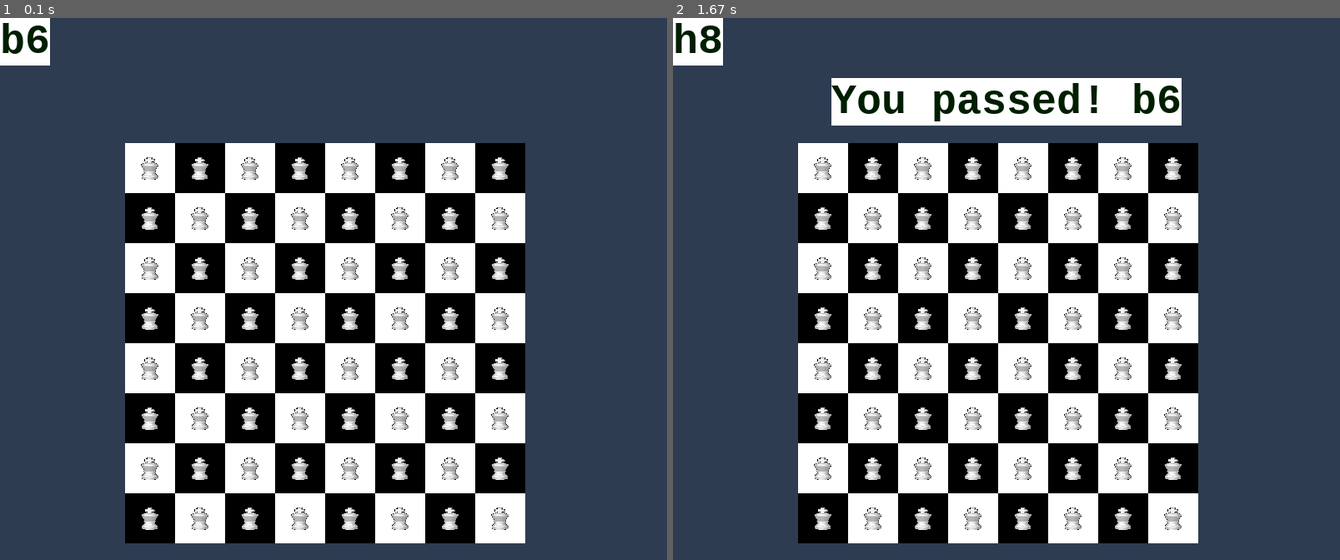
Above: before the commit, frames 1-2 (left to right).
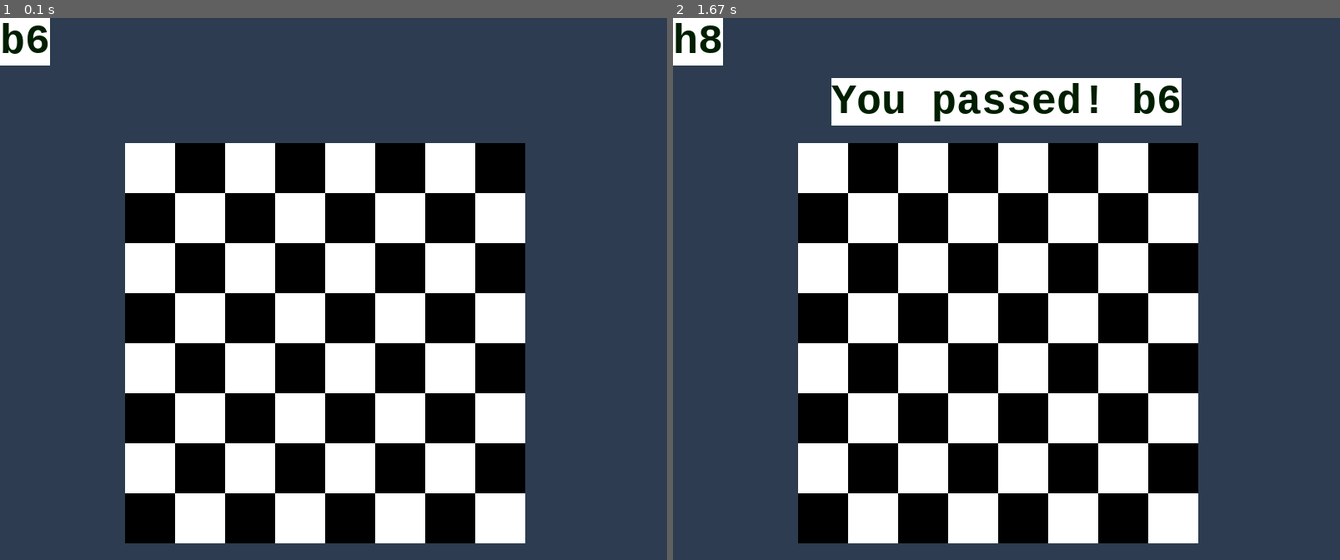
Above: after the commit, the same moments.

Repository: Paravati/LearningChessWithFun
Game: pygame game, started from chessBoardTest_15_09.py
Same seed, same stepped clock (60 frames per second), same inputs: the game is played once before the commit and once after it.
Inputs (mouse positions are in pixels of both pictures, inside the frame that each line leads up to):
- Up to frame 1 (0.1 s): no input
- Up to frame 2 (1.67 s): click (1006, 289) at 0.38 s; click (873, 267) at 0.72 s

The runs differ from the first frame. In frame 1, 4.3% of the frame differs, in the area x 21-77%, y 25-95%; in frame 2, 4.3%.

Commit message:
added chess figures

Diff:
--- a/chessBoardTest_15_09.py
+++ b/chessBoardTest_15_09.py
@@ -20,9 +20,9 @@
     y_offset_of_Board = 150
     board_field_names = generateFieldNames(n)
 
-    ball = pygame.image.load("bishop_white.png")
-    ball = pygame.transform.scale(ball, (30, 30))
-    ball_offset = (sq_sz - ball.get_width()) // 2
+    # ball = pygame.image.load("bishop_white.png")
+    # ball = pygame.transform.scale(ball, (30, 30))
+    # ball_offset = (sq_sz - ball.get_width()) // 2
     # Create the surface of (width, height), and its window.
     # surface = pygame.display.set_mode((surface_sz, surface_sz))
     surface = pygame.display.set_mode((800, 650))
@@ -58,7 +58,7 @@
             for col in range(n):       # Run through cols drawing squares
                 the_square = (col*sq_sz+x_offset_of_Board, row*sq_sz+y_offset_of_Board, sq_sz, sq_sz)
                 surface.fill(colors[c_indx], the_square)
-                surface.blit(ball, ((col * sq_sz + 150+ball_offset), row * sq_sz + 150+ ball_offset))
+                # surface.blit(ball, ((col * sq_sz + 150+ball_offset), row * sq_sz + 150+ ball_offset))
                 # now flip the color index for the next square
                 c_indx = (c_indx + 1) % 2
 
Binary file removed: ball.PNG
Binary file removed: bishop_white.png
Binary file added: figures/b_bishop.png
Binary file added: figures/b_horse.png
Binary file added: figures/b_king.png
Binary file added: figures/b_pawn.png
Binary file added: figures/b_queen.png
Binary file added: figures/b_rook.png
Binary file added: figures/foto 3.png
Binary file added: figures/w_bishop.png
Binary file added: figures/w_horse.png
Binary file added: figures/w_king.png
(and 3 more such lines)
